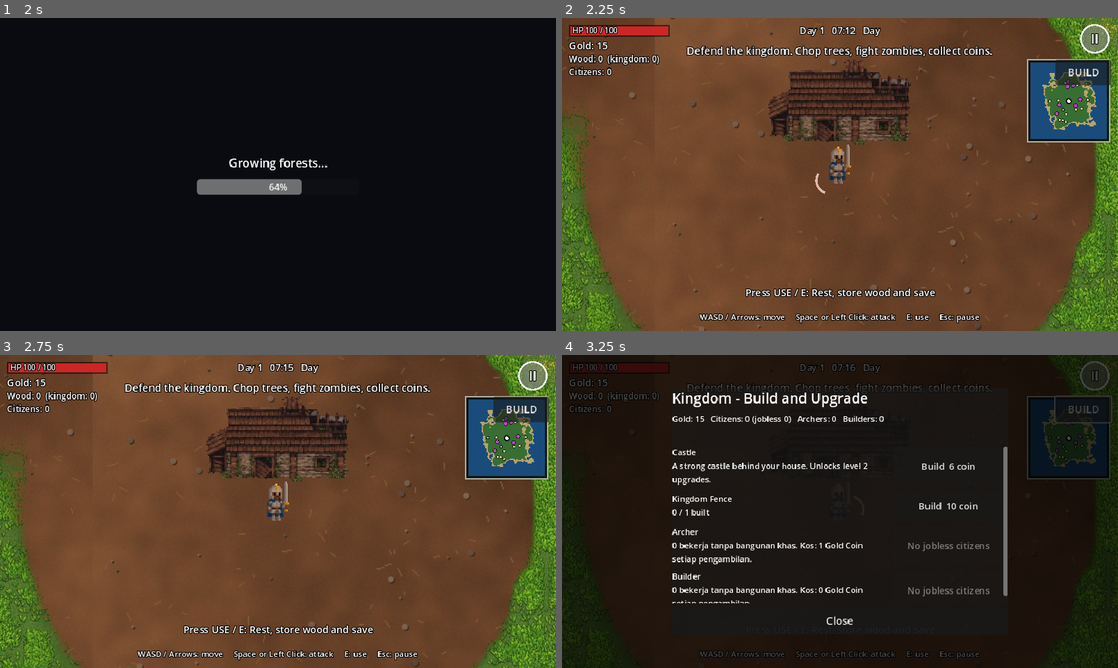
Above: before the commit, frames 1-4 (two rows, left to right).
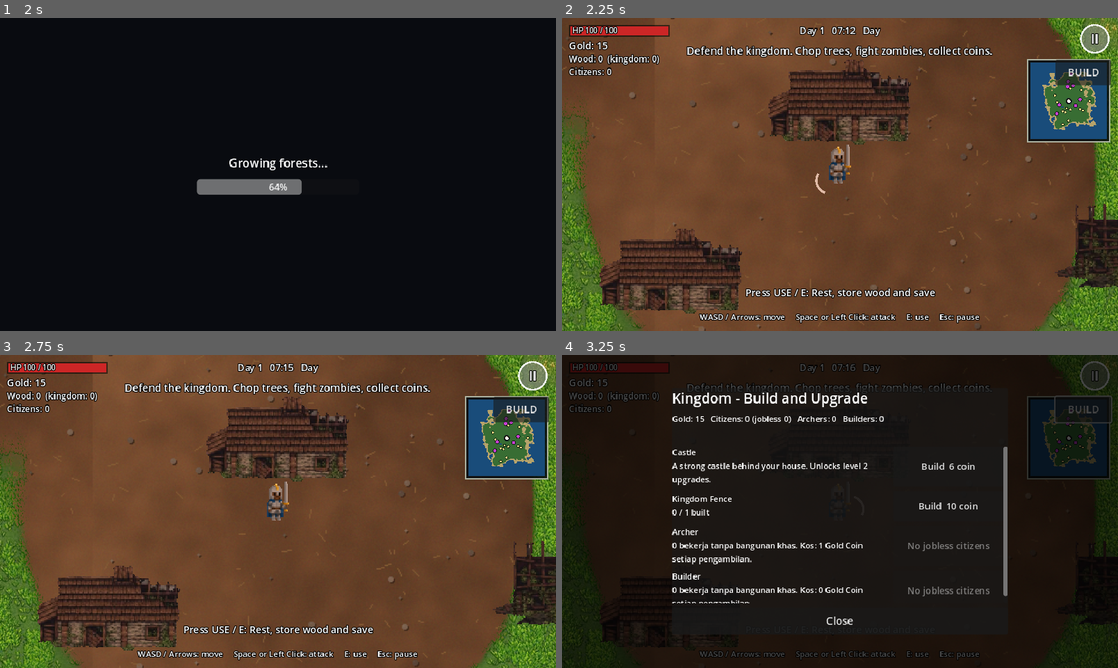
Above: after the commit, the same moments.

Repository: afie-boop/The-Fallen-Kingdom
Game: Godot game, scene res://scenes/main_menu.tscn
The game is run twice, just before and just after one commit, with the same random seed, the same clock (stepped at 60 frames per second) and the same inputs.
Inputs (mouse positions are in pixels of both pictures, inside the frame that each line leads up to):
- Up to frame 1 (2 s): click "New Game" at 0.5 s; tap Enter at 1.25 s; move the mouse to (400, 158) at 1.27 s; hold D from 1.28 s (still down); tap E at 1.35 s; click (400, 158) at 1.42 s; tap Space at 1.52 s
- Up to frame 2 (2.25 s): release D at 2 s; drag from (728, 190) to (812, 237) at 2.02 s
- Up to frame 3 (2.75 s): no input
- Up to frame 4 (3.25 s): click "BUILD" at 2.75 s

Frame 1 is identical in both runs. In frame 2, 6.3% of the frame differs, in the area x 6-100%, y 20-95%; in frame 3, 6.3%; in frame 4, 0.8%.
Error in both runs: Invalid access to property or key 'dead' on a base object of type 'Nil'. (res://scripts/game.gd:376)

Commit message:
Move ruined houses closer and scatter them naturally

Diff:
--- a/extracted/The-Fallen-Kingdom/scripts/world_generator.gd
+++ b/extracted/The-Fallen-Kingdom/scripts/world_generator.gd
@@ -356,17 +356,17 @@
     rng.seed = world_seed + 18473
     var spots: Array[Vector2] = []
     for i in 5:
-        var base_angle: float = -PI / 2.0 + float(i) * TAU / 5.0
         var placed: bool = false
-        for attempt in 90:
-            var angle: float = base_angle + rng.randf_range(-0.22, 0.22)
-            var radius: float = rng.randf_range(390.0, 500.0)
+        for attempt in 140:
+            # Scatter each ruin independently in a loose cluster near the kingdom.
+            var angle: float = rng.randf_range(0.0, TAU)
+            var radius: float = rng.randf_range(175.0, 315.0)
             var p: Vector2 = center + Vector2.from_angle(angle) * radius
             if island.sample(p) < 0.22 or island.dirt_at(p) > 0.88:
                 continue
             var clear: bool = true
             for q in spots:
-                if p.distance_to(q) < 340.0:
+                if p.distance_to(q) < 145.0:
                     clear = false
                     break
             if not clear:
